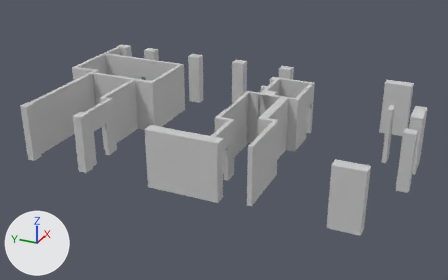
The FBX model Assets/models/Walls_Edited.fbx as it was, and as the next commit left it.
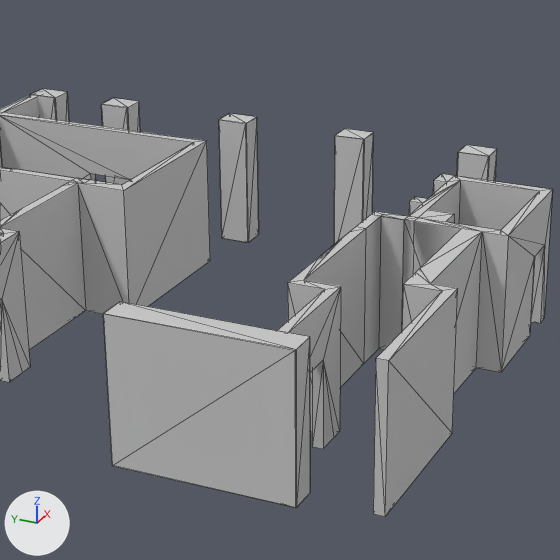
Each version appears first whole from a 50 mm lens placed at (-9406.0, -4237.0, 4307.0), pointed at (-136.0, -66.0, -327.0), and next in a close-up on the part from 24% to 71% of the width and 4% to 80% of the height. The lights are fixed; the arrows at lower left show +X, +Y and +Z. The close-ups show mesh edges as thin lines. Where no turn or scale is listed for an object, it has been applied to the vertices. Vertices at the same position are counted once.

In view in the first close-up: 'Walls_a_01'.
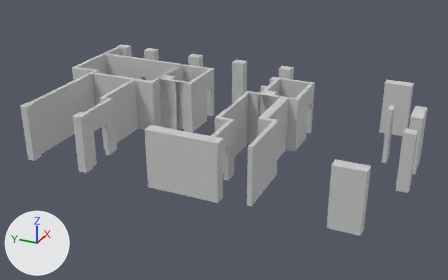
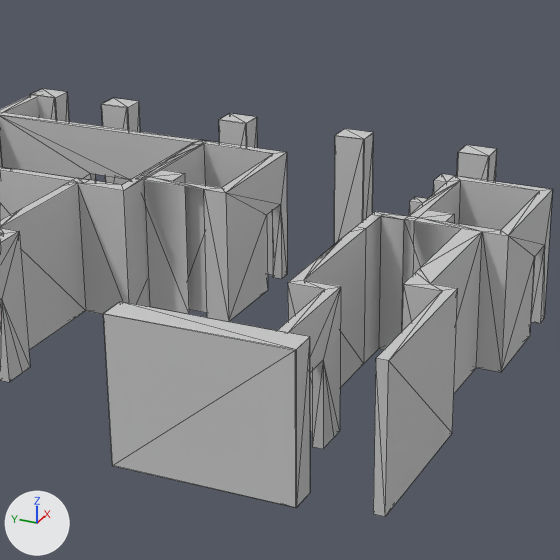
What differs and where, as boxes [x1, y1, x2, y2] in the close-ups (560 x 560 px):
part 1 of me_mesh_008, added
    after: [135, 141, 287, 322]

What the commit changed:
me_mesh_008 is used by ob_walls_a_01; location (-1.0, -1.0, 2.0).
me_mesh_008 had 535 vertices, 818 faces and spanned x -1944.0..1944.0, y -3369.0..3369.0, z -501.0..501.0.
me_mesh_008 now has 585 vertices, 879 faces and spans x -1944.0..1944.0, y -3369.0..3369.0, z -501.0..501.0.
me_mesh_008 part 1: a new loose piece of 50 vertices spanning x 252.0..1250.0, y 775.0..1502.0, z -493.0..492.0, in mat_15___default_001 (its picture is missing).
